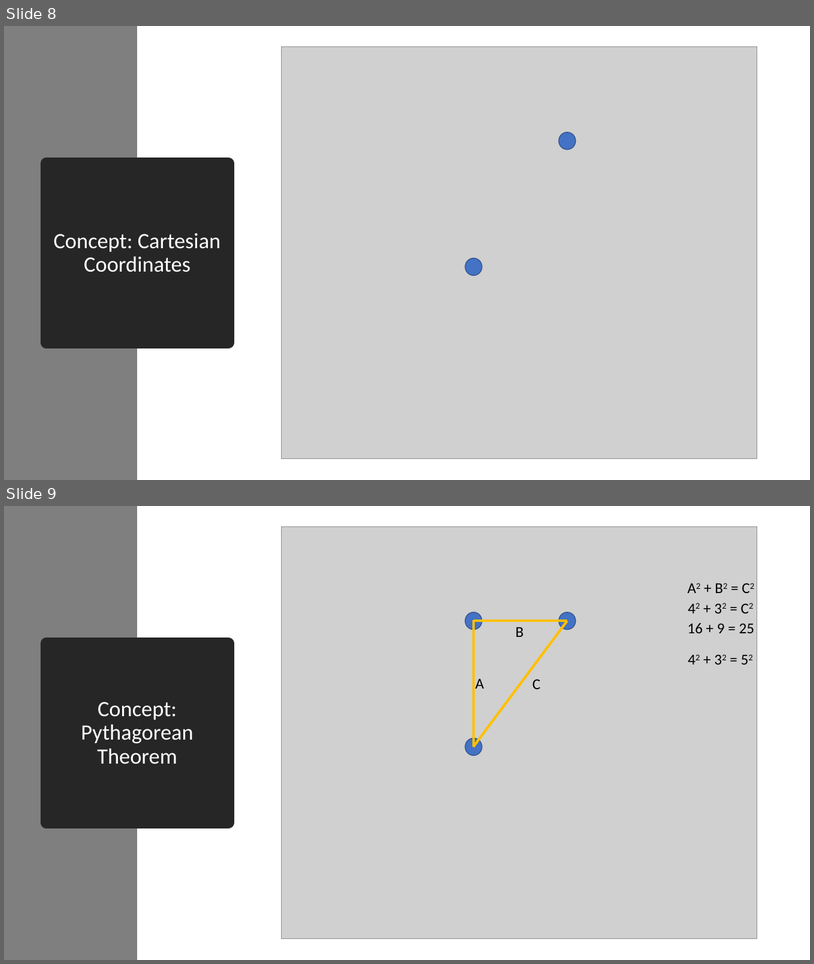
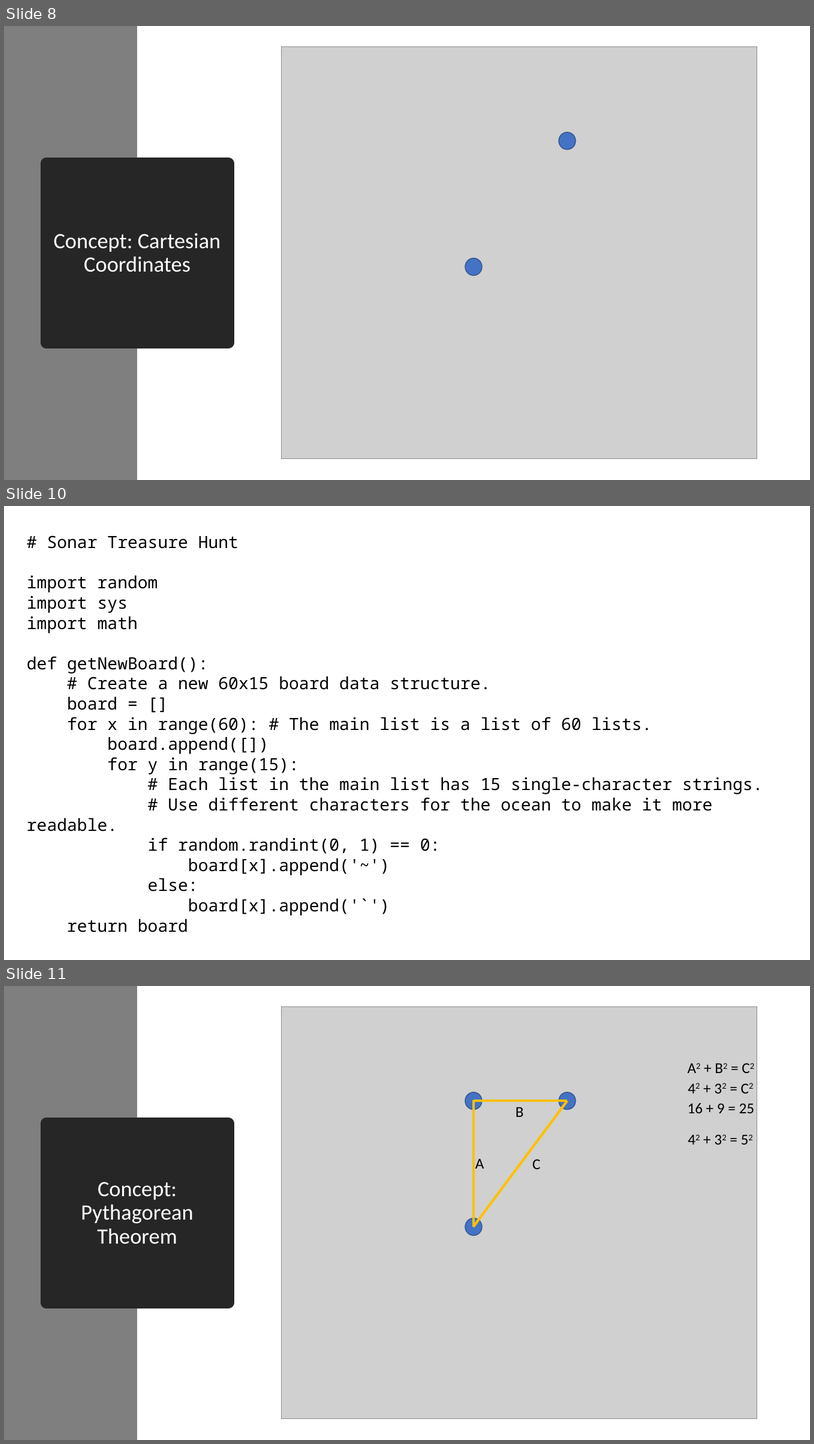
Before and after one commit to seattlecoderdojo/PythonDay-TreasureHunt, a slide deck: Python Day - Intermediate.pptx. Shown one above the other, each under a label of ours: slides 8 and 9 before the commit, slides 8, 10 and 11 after it; the slides between them are not shown. The pictures are 814x964 and 814x1444 pixels, drawn with LibreOffice and Linux fonts; fonts in the diff are those of the drawing; grey boxes stand for pictures. Boxes give left, top, right and bottom in pixels: in the first picture for what was removed or moved away, otherwise in the second. Text is boxed around its words. In the diff, an @@ line names an element or a change of style, - is before the commit and + after.

```diff
--- a/Python Day - Intermediate.pptx
+++ b/Python Day - Intermediate.pptx
@@ slide 10 added at (4, 506, 810, 960), background #FFFFFF @@
@@ text added at (27, 535, 764, 915), 20 pt, text #000000 @@
+# Sonar Treasure Hunt
+import random
+import sys
+import math
+def getNewBoard():
+# Create a new 60x15 board data structure.
+board = []
+for x in range(60): # The main list is a list of 60 lists.
+board.append([])
+for y in range(15):
+# Each list in the main list has 15 single-character strings.
+# Use different characters for the ocean to make it more readable.
+if random.randint(0, 1) == 0:
+board[x].append('~')
+else:
+board[x].append('`')
+return board
@@ what was slide 9 is now slide 11 @@
```
Also in this commit, not shown: 3 other slides added, 2 slides removed, 2 other files.
